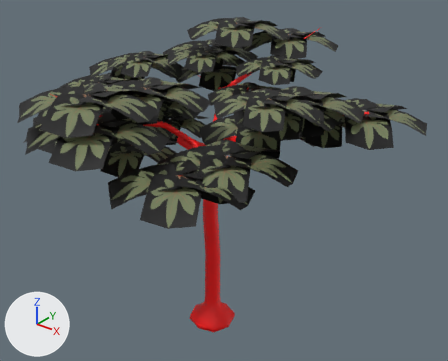
A saved change to the FBX model Assets/Models/Enviroment/Trees/YarumoVerde.fbx.
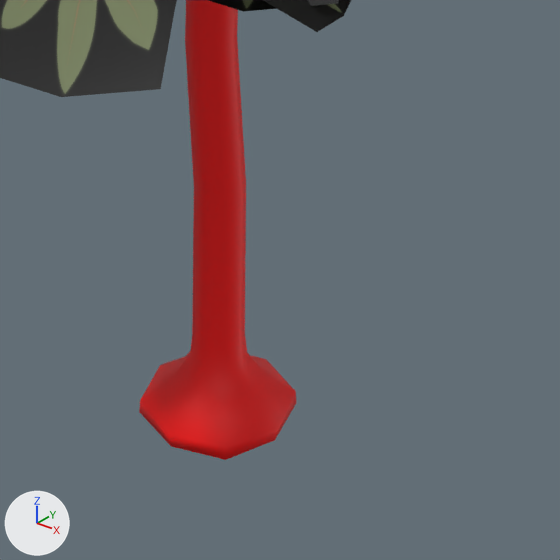
Each version appears first whole from a 50 mm lens placed at (38.4, -45.8, 46.3), pointed at (-0.1, 2.3, 16.5), and next in a close-up on the part from 33% to 69% of the width and 56% to 100% of the height. Lighting does not change. The marker at lower left points along +X, +Y and +Z. Where no turn or scale is listed for an object, it has been applied to the vertices.
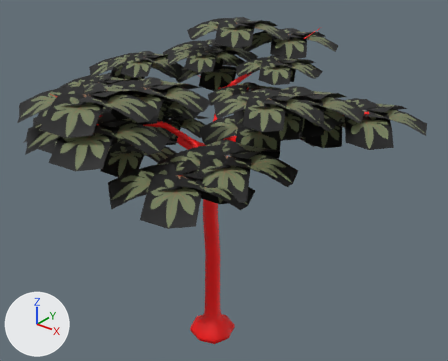
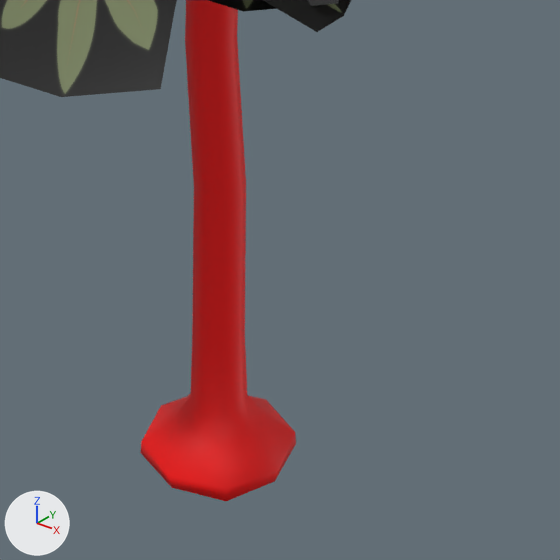
Boxes [x1, y1, x2, y2] around the edits, measured in the close-ups (560 x 560 px; the box of a moved part takes in the faces that stretch with it):
'Plane', reshaped
    before: [0, 0, 351, 460]
    after: [0, 0, 351, 501]
part 1 of me_plane_003, moved or reshaped
    before: [139, 334, 296, 460]
    after: [140, 334, 296, 501]

What changed in the scene script:
```text
Change me_plane_003:
    where me_plane_003.from_pydata(...)  # 2949 vertices, 2251 faces; spans x -23.3..20.8, y -21.5..21.6, z -1.1..31.7
    used by ob_plane; location = (0.0, 0.0, 0.01)
    me_plane_003 part 1: all 33 vertices in x -2.7..2.6, y -2.6..2.6, z -1.1..1.5 are moved by (0.0, 0.0, -1.7)
```
